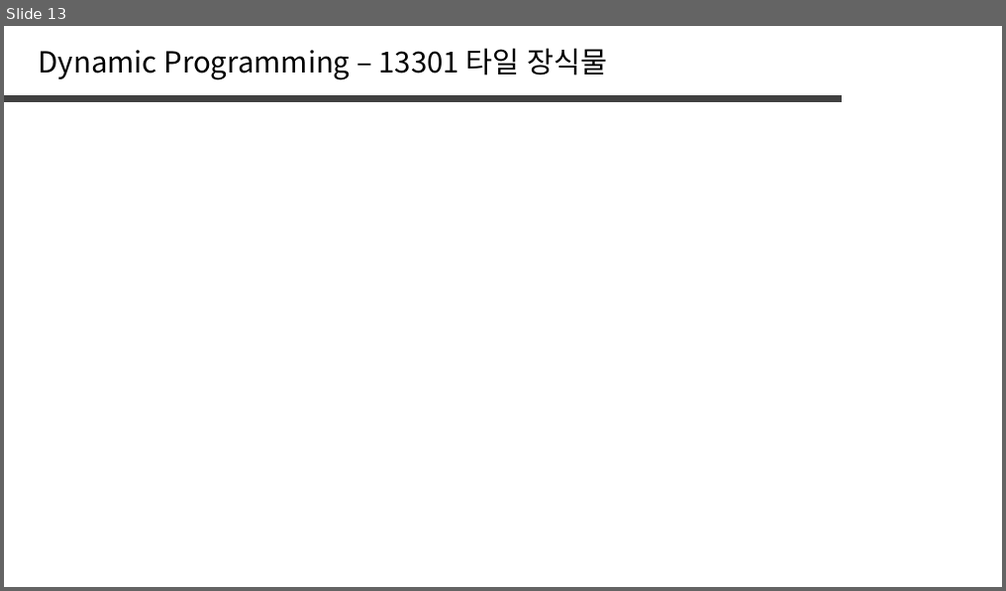
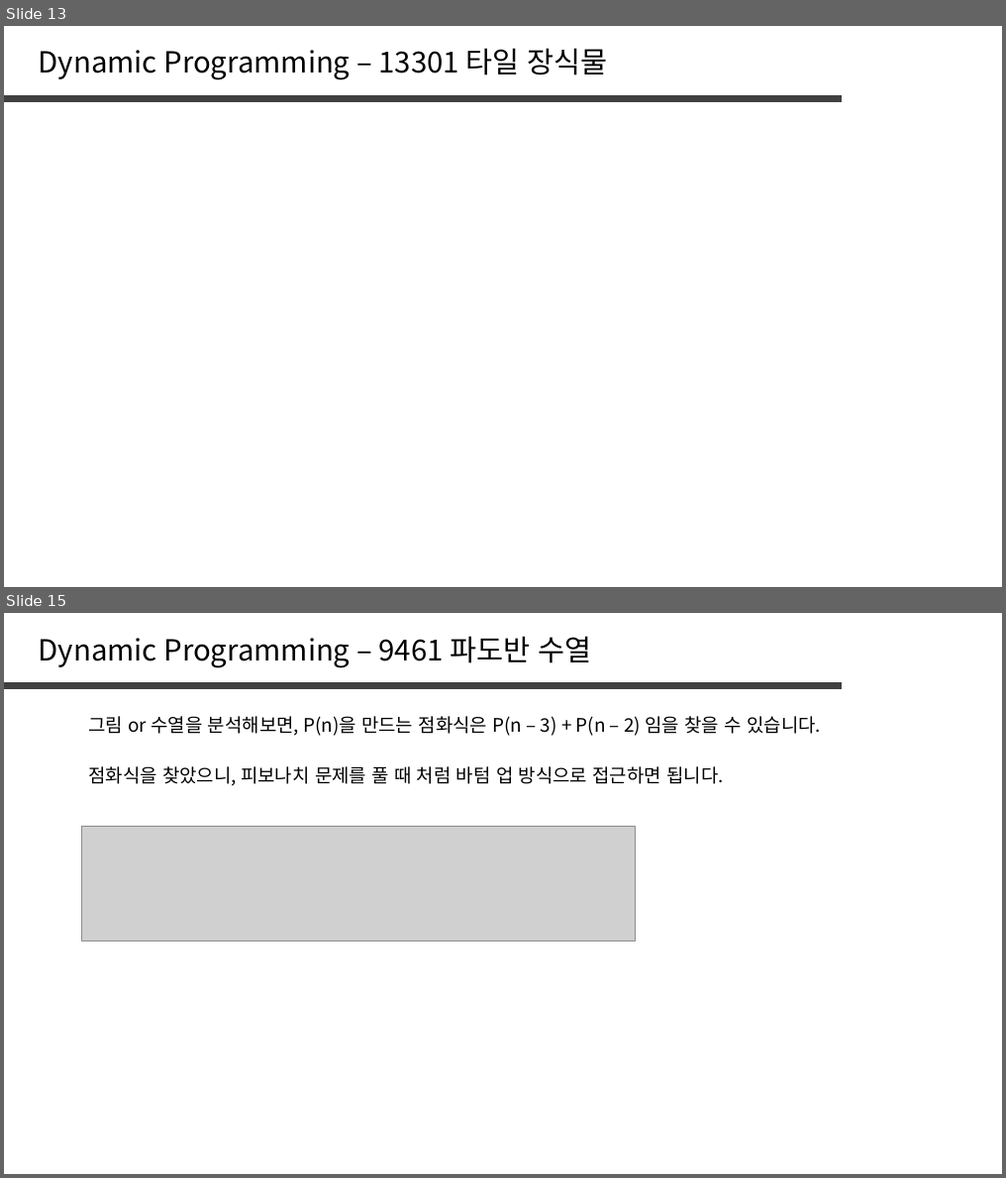
Before and after one commit to jaehoo1/PS-study, a slide deck: study/5_Dynamic Programming.pptx. Shown one above the other, each under a label of ours: slide 13 before the commit, slides 13 and 15 after it; the slides between them are not shown. The pictures are 1006x591 and 1006x1178 pixels, drawn with LibreOffice and Linux fonts; fonts in the diff are those of the drawing; grey boxes stand for pictures. Boxes give left, top, right and bottom in pixels: in the first picture for what was removed or moved away, otherwise in the second. Text is boxed around its words. In the diff, an @@ line names an element or a change of style, - is before the commit and + after.

```diff
--- a/study/5_Dynamic Programming.pptx
+++ b/study/5_Dynamic Programming.pptx
@@ slide 15 added at box(4, 613, 1002, 1174), background #FFFFFF @@
@@ text added at box(39, 636, 591, 668), 28 pt, text #000000 @@
+Dynamic Programming – 9461 파도반 수열
@@ line added from (4, 685) to (843, 685), #404040 6 pt @@
@@ text added at box(88, 716, 821, 736), 18 pt, text #000000 @@
+그림 or 수열을 분석해보면, P(n)을 만드는 점화식은 P(n – 3) + P(n – 2) 임을 찾을 수 있습니다.
@@ text added at box(88, 766, 723, 786), 18 pt, text #000000 @@
+점화식을 찾았으니, 피보나치 문제를 풀 때 처럼 바텀 업 방식으로 접근하면 됩니다.
@@ picture added at box(81, 826, 635, 941) @@
```
Also in this commit, not shown: 1 slide changed, 7 other slides added, 19 slides removed.
